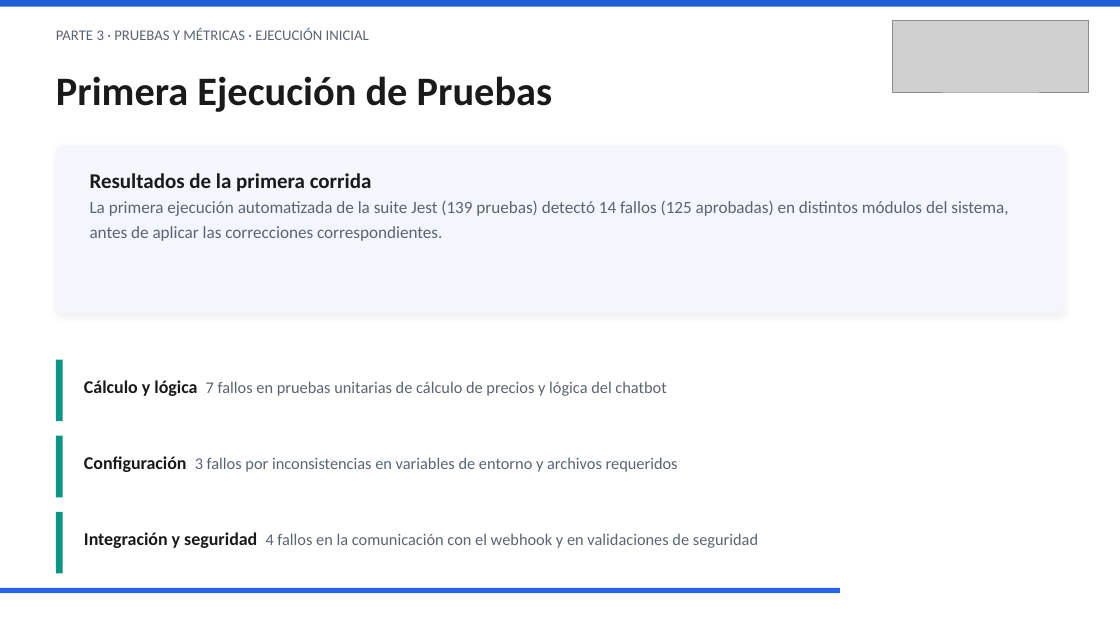
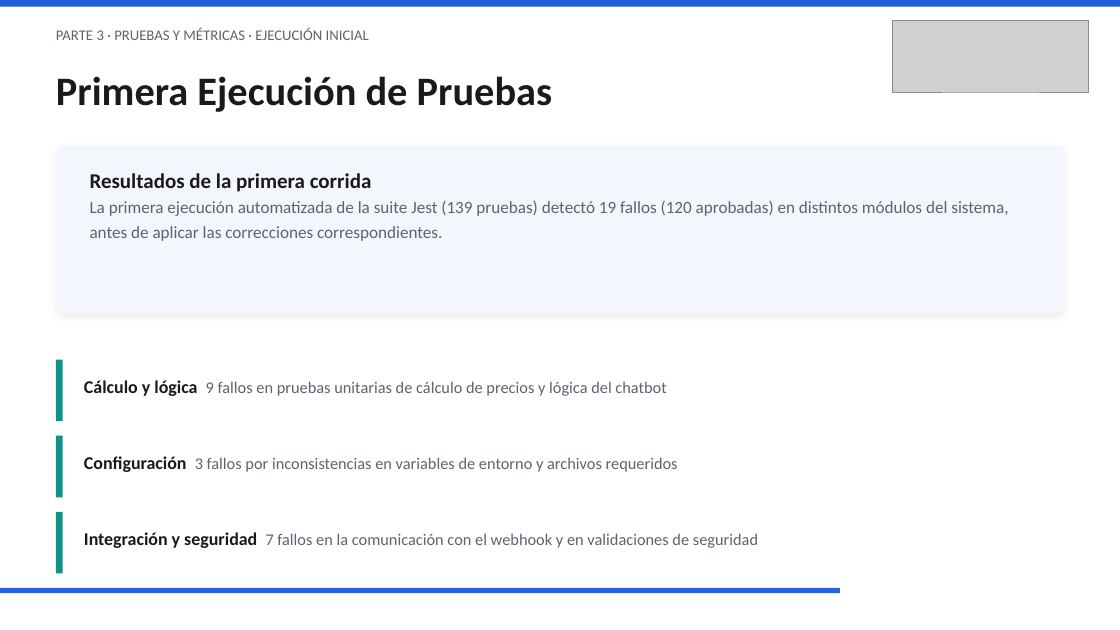
Before and after one commit to Cristofer-SanMartin-Dev/Trato_Hecho, a slide deck: slide 13 of Documentacion/presentaciones/Presentacion_Transversal_Trato_Hecho.pptx. Drawn at 1120x630 pixels with LibreOffice and Linux fonts; fonts in the diff are those of the drawing; grey boxes stand for pictures. Boxes give left, top, right and bottom in pixels: in the first picture for what was removed or moved away, otherwise in the second. Text is boxed around its words. In the diff, an @@ line names an element or a change of style, - is before the commit and + after.

Commit message:
fix: corregir numero de fallos Jest en diapositiva 13 (14 a 19) para que coincida con la diapositiva 14 y la evidencia real

```diff
--- a/Documentacion/presentaciones/Presentacion_Transversal_Trato_Hecho.pptx
+++ b/Documentacion/presentaciones/Presentacion_Transversal_Trato_Hecho.pptx
@@ text at box(90, 201, 1008, 241): text changed @@
-La primera ejecución automatizada de la suite Jest (139 pruebas) detectó 14 fallos (125 aprobadas) en distintos módulos del sistema, antes de aplicar las correcciones correspondientes.
+La primera ejecución automatizada de la suite Jest (139 pruebas) detectó 19 fallos (120 aprobadas) en distintos módulos del sistema, antes de aplicar las correcciones correspondientes.
@@ text at box(84, 380, 666, 396): text changed @@
-Cálculo y lógica 7 fallos en pruebas unitarias de cálculo de precios y lógica del chatbot
+Cálculo y lógica 9 fallos en pruebas unitarias de cálculo de precios y lógica del chatbot
@@ text at box(84, 532, 758, 548): text changed @@
-Integración y seguridad 4 fallos en la comunicación con el webhook y en validaciones de seguridad
+Integración y seguridad 7 fallos en la comunicación con el webhook y en validaciones de seguridad
```
Also in this commit, not shown: 1 other slide changed.
